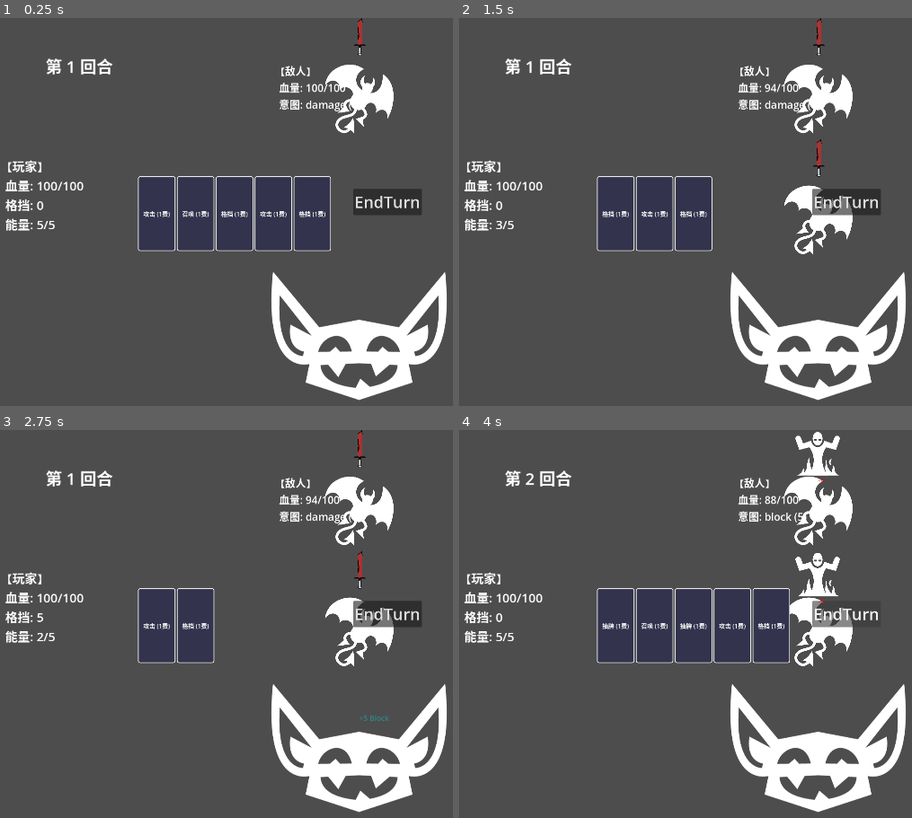
Above: before the commit, frames 1-4 (two rows, left to right).
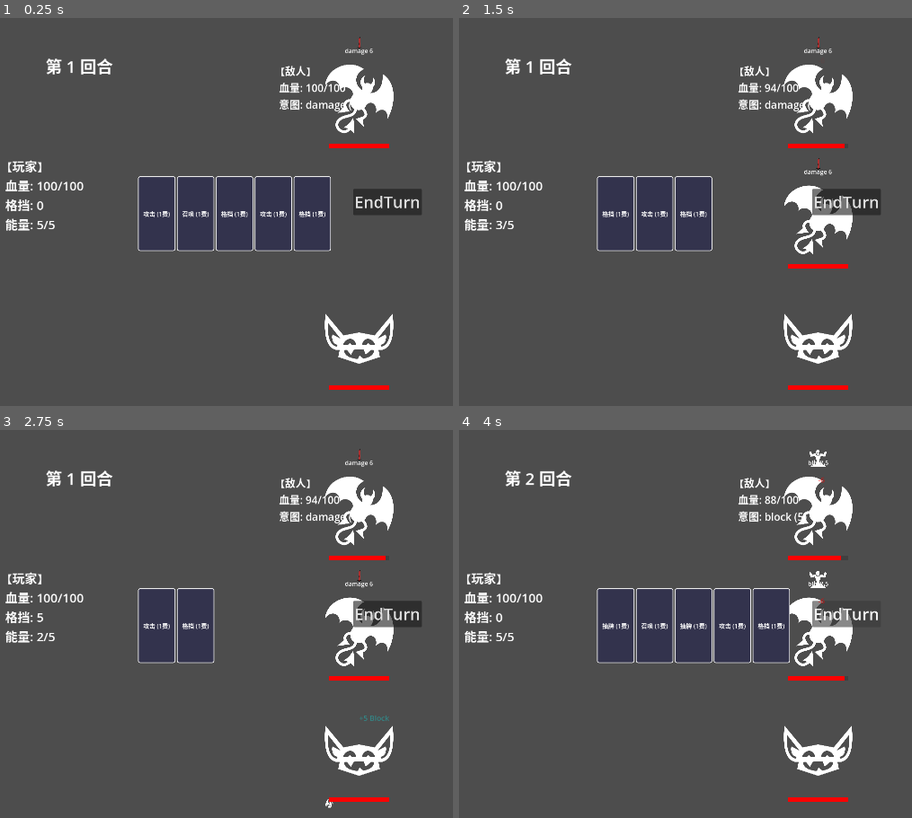
Above: after the commit, the same moments.

Repository: SATTEM/project-X
Game: Godot game, scene res://scenes/game.tscn
Two runs of this game, one before a commit and one after it. Both use one fixed random seed, a clock stepped at 60 frames per second and the inputs below.
Inputs:
- Up to frame 1 (0.25 s): no input
- Up to frame 2 (1.5 s): click "攻击 (1费)" at 0.5 s; click "召唤 (1费)" at 1.25 s
- Up to frame 3 (2.75 s): click "格挡 (1费)" at 2 s
- Up to frame 4 (4 s): click "格挡 (1费)" at 2.75 s; click "EndTurn" at 3.5 s

The runs differ from the first frame. In frame 1, 5.2% of the frame differs, in the area x 59-99%, y 0-99%; in frame 2, 5.5%; in frame 3, 5.5%; in frame 4, 6.1%.

Commit message:
feat: add character world ui

Diff:
--- a/project.godot
+++ b/project.godot
@@ -27,7 +27,6 @@
 
 window/size/viewport_width=1920
 window/size/viewport_height=1080
-window/size/mode=3
 
 [editor]
 
--- a/scenes/characters/character.tscn
+++ b/scenes/characters/character.tscn
@@ -1,5 +1,3 @@
-[gd_scene format=3 uid="uid://c0fhmqtrn364d"]
+[gd_scene format=3 uid="uid://g0jisblohuad"]
 
 [node name="Character" type="Node2D" unique_id=82669388]
-
-[node name="BodySprite" type="Sprite2D" parent="." unique_id=1713043699]
--- a/scenes/characters/monster.tscn
+++ b/scenes/characters/monster.tscn
@@ -1,12 +1,10 @@
 [gd_scene format=3 uid="uid://dvfgaqmdcuuke"]
 
 [ext_resource type="Script" uid="uid://crbcne35iy8k2" path="res://scripts/characters/monsters/monster.gd" id="1_rvwux"]
-[ext_resource type="PackedScene" uid="uid://c0fhmqtrn364d" path="res://scenes/characters/character.tscn" id="1_ttauy"]
+[ext_resource type="PackedScene" uid="uid://qsmqy7ibycg4" path="res://scenes/ui/character_world_ui.tscn" id="2_rvwux"]
 
 [node name="Monster" type="Node2D" unique_id=1314423205]
 script = ExtResource("1_rvwux")
 
-[node name="Character" parent="." unique_id=2010337032 instance=ExtResource("1_ttauy")]
-
-[node name="IntentIcon" type="Sprite2D" parent="." unique_id=439987727]
-position = Vector2(0, -152)
+[node name="CharacterWorldUI" parent="." unique_id=1872879632 instance=ExtResource("2_rvwux")]
+anchors_preset = 0
--- a/scenes/characters/player.tscn
+++ b/scenes/characters/player.tscn
@@ -1,9 +1,10 @@
 [gd_scene format=3 uid="uid://c648wudl7a2a4"]
 
 [ext_resource type="Script" uid="uid://ca2cfperf3vuu" path="res://scripts/characters/player.gd" id="1_rp718"]
-[ext_resource type="PackedScene" uid="uid://c0fhmqtrn364d" path="res://scenes/characters/character.tscn" id="2_yewv4"]
+[ext_resource type="PackedScene" uid="uid://qsmqy7ibycg4" path="res://scenes/ui/character_world_ui.tscn" id="2_yewv4"]
 
 [node name="Player" type="Node2D" unique_id=1281873703]
 script = ExtResource("1_rp718")
 
-[node name="Character" parent="." unique_id=2010337032 instance=ExtResource("2_yewv4")]
+[node name="CharacterWorldUI" parent="." unique_id=1872879632 instance=ExtResource("2_yewv4")]
+anchors_preset = 0
--- /dev/null
+++ b/scenes/ui/character_world_ui.tscn
@@ -0,0 +1,82 @@
+[gd_scene format=3 uid="uid://qsmqy7ibycg4"]
+
+[ext_resource type="Script" uid="uid://d14i8eew0i607" path="res://scripts/ui/character_world_ui.gd" id="1_22b7q"]
+[ext_resource type="Texture2D" uid="uid://c8vb3mls6sx2x" path="res://assets/art/monsters/caro-asercion/cloaked-figure-on-horseback.png" id="2_4i61a"]
+
+[node name="CharacterWorldUI" type="Control" unique_id=1872879632 node_paths=PackedStringArray("body_sprite", "health_bar_bg", "health_bar_fill", "block_container", "block_icon", "block_label", "intent_container", "intent_icon", "intent_label")]
+layout_mode = 3
+script = ExtResource("1_22b7q")
+body_sprite = NodePath("BodySprite")
+health_bar_bg = NodePath("HealthBarBackground")
+health_bar_fill = NodePath("HealthBarFill")
+block_container = NodePath("BlockContainer")
+block_icon = NodePath("BlockContainer/BlockIcon")
+block_label = NodePath("BlockContainer/BlockLabel")
+intent_container = NodePath("IntentContainer")
+intent_icon = NodePath("IntentContainer/IntentIcon")
+intent_label = NodePath("IntentContainer/IntentLabel")
+
+[node name="BodySprite" type="Sprite2D" parent="." unique_id=1735109174]
+
+[node name="BlockContainer" type="Control" parent="." unique_id=1216401321]
+anchors_preset = 0
+
+[node name="BlockIcon" type="TextureRect" parent="BlockContainer" unique_id=533583047]
+layout_mode = 1
+anchors_preset = 15
+anchor_right = 1.0
+anchor_bottom = 1.0
+grow_horizontal = 2
+grow_vertical = 2
+texture = ExtResource("2_4i61a")
+expand_mode = 1
+
+[node name="BlockLabel" type="Label" parent="BlockContainer" unique_id=886974513]
+layout_mode = 1
+anchors_preset = 8
+anchor_left = 0.5
+anchor_top = 0.5
+anchor_right = 0.5
+anchor_bottom = 0.5
+offset_left = -9.5
+offset_top = -11.5
+offset_right = 9.5
+offset_bottom = 11.5
+grow_horizontal = 2
+grow_vertical = 2
+text = "90"
+
+[node name="IntentContainer" type="Control" parent="." unique_id=1110697844]
+anchors_preset = 0
+offset_top = -100.0
+offset_bottom = -100.0
+
+[node name="IntentIcon" type="TextureRect" parent="IntentContainer" unique_id=1893640220]
+layout_mode = 1
+anchors_preset = 15
+anchor_right = 1.0
+anchor_bottom = 1.0
+grow_horizontal = 2
+grow_vertical = 2
+expand_mode = 1
+
+[node name="IntentLabel" type="Label" parent="IntentContainer" unique_id=1466693436]
+layout_mode = 1
+anchors_preset = 5
+anchor_left = 0.5
+anchor_right = 0.5
+offset_left = -0.5
+offset_right = 0.5
+offset_bottom = 23.0
+grow_horizontal = 2
+text = "10000"
+
+[node name="HealthBarBackground" type="ColorRect" parent="." unique_id=443710483]
+layout_mode = 0
+offset_right = 40.0
+offset_bottom = 40.0
+
+[node name="HealthBarFill" type="ColorRect" parent="." unique_id=152581395]
+layout_mode = 0
+offset_right = 40.0
+offset_bottom = 40.0
--- a/scripts/characters/character.gd
+++ b/scripts/characters/character.gd
@@ -30,7 +30,6 @@
 			character_died.emit(self)
 		health_changed.emit(self, _health)
 var health_max: int = 100 # 最大生命值
-var sprite: Sprite2D # 立绘
 var block_max: int = 999 # 最大格挡值
 var _block: int = 0 # 格挡值幕后变量
 var block: int = 0: # 当前格挡值
@@ -38,7 +37,7 @@
 	set(value):
 		_block = min(block_max, max(0, value))
 		block_changed.emit(self, _block)
-var body_sprite: Sprite2D = null
+var world_ui: CharacterWorldUI = null
 
 
 @abstract func init() -> void
@@ -79,7 +78,6 @@
 func take_damage(amount: int) -> void:
 	## 受击扣血：先扣格挡值,格挡值减少，若为0则再减少角色血量，若血量低于0则设置为0并发出角色死亡信号
 	## effect
-	_play_hit_animation()
 	var retain = max(0, amount - block)
 	block -= amount
 	if retain > 0:
@@ -92,25 +90,3 @@
 	## effect
 	health += amount
 	heal_display.emit(self, amount)
-
-
-func _play_hit_animation() -> void:
-	if not body_sprite:
-		return
-
-	# 停止之前的动画
-	if has_meta("hit_tween") and get_meta("hit_tween"):
-		(get_meta("hit_tween") as Tween).kill()
-
-	var tween = create_tween().set_parallel(true)
-	set_meta("hit_tween", tween)
-
-	# 闪红
-	tween.tween_property(body_sprite, "modulate", Color.RED, 0.05)
-	tween.tween_property(body_sprite, "modulate", Color.WHITE, 0.15).set_delay(0.05)
-
-	# 震动（左右来回，回到原位）
-	var orig_pos = position
-	tween.tween_property(self, "position", orig_pos + Vector2(8, 0), 0.04)
-	tween.tween_property(self, "position", orig_pos - Vector2(8, 0), 0.04).set_delay(0.04)
-	tween.tween_property(self, "position", orig_pos, 0.08).set_delay(0.08)
--- a/scripts/characters/monsters/monster.gd
+++ b/scripts/characters/monsters/monster.gd
@@ -12,36 +12,33 @@
 	get:
 		return monster_resource.energy_slots_max
 var monster_resource: MonsterResource
-var monster_texture: Texture2D:
+var body_texture: Texture2D:
 	get:
 		return monster_resource.monster_texture
 var intent_card_resources: Array[CardResource]:
 	get:
 		return monster_resource.intent_card_resources
-@onready var intent_icon: Sprite2D = $IntentIcon
+var display_size: Vector2:
+	get:
+		return monster_resource.display_size
+
 
 
 func _ready() -> void:
-	body_sprite = $Character/BodySprite
+	world_ui = $CharacterWorldUI
 
 
 func _update_intent_icon(card: Card) -> void:
-	## 设置意图图标，同时调整图标分辨率
+	## 设置意图图标
+	if not world_ui:
+		return
 	var tex: Texture2D = card.card_resource.texture if card else null
 	if tex:
-		intent_icon.texture = tex
-		# 按固定高度缩放图标
-		var tex_height = tex.get_height()
-		if tex_height > 0:
-			var target_height = float(Settings.ui_design_intent_icon_height)
-			var scale_factor = target_height / tex_height
-			intent_icon.scale = Vector2(scale_factor, scale_factor)
-		else:
-			intent_icon.scale = Vector2.ONE
+		world_ui.intent_icon.texture = tex
+		world_ui.intent_container.visible = true
 	else:
-		printerr("Missing intent texture for: " + intent_type)
-		intent_icon.texture = null
-		intent_icon.scale = Vector2.ONE
+		world_ui.intent_icon.texture = null
+		world_ui.intent_container.visible = false
 
 
 func init() -> void:
@@ -53,12 +50,8 @@
 		current_row = GlobalEnums.PositionRow.FRONT
 	else:
 		current_row = GlobalEnums.PositionRow.ENEMY
-	# 设置角色纹理
-	body_sprite.texture = monster_texture
-	if body_sprite.texture and monster_resource.display_size != Vector2.ZERO:
-		var tex_size = body_sprite.texture.get_size()
-		if tex_size.x > 0 and tex_size.y > 0:
-			body_sprite.scale = monster_resource.display_size / tex_size
+	# UI组件初始化
+	world_ui.setup(self)
 	for intent in intent_card_resources:
 		intent_cards.append(intent.create_card())
 	if intent_cards.size() > 0:
--- a/scripts/characters/player.gd
+++ b/scripts/characters/player.gd
@@ -8,10 +8,16 @@
 var max_energy: int = 5# 最大能量
 var draw_pile: Array = [] # 抽牌堆
 var discard_pile: Array = []  # 弃牌堆
+var display_size: Vector2:
+	get:
+		return Settings.ui_design_player_display_size
+var body_texture: Texture2D:
+	get:
+		return texture
 
 
 func _ready() -> void:
-	body_sprite = $Character/BodySprite
+	world_ui = $CharacterWorldUI
 
 
 func init() -> void:
@@ -25,7 +31,7 @@
 	## 进战初始化
 	# 临时处理: 进战时才进行角色初始化
 	init()
-	body_sprite.texture = texture
+	world_ui.setup(self)
 	current_row = GlobalEnums.PositionRow.PLAYER
 
 
--- a/scripts/managers/animation_service.gd
+++ b/scripts/managers/animation_service.gd
@@ -36,7 +36,8 @@
 	label.add_theme_color_override("font_color", color)
 	label.add_theme_font_size_override("font_size", Settings.ui_design_font_size)
 	label.position = character.global_position + Vector2(0, -80)
-	label.modulate.a = 1.0   # 确保完全不透明
+	# 确保完全不透明
+	label.modulate.a = 1.0
 	_canvas_layer.add_child(label)
 
 	var tween = create_tween()
--- /dev/null
+++ b/scripts/ui/character_world_ui.gd
@@ -0,0 +1,92 @@
+class_name CharacterWorldUI
+extends Control
+
+@export var body_sprite: Sprite2D
+@export var health_bar_bg: ColorRect
+@export var health_bar_fill: ColorRect
+@export var block_container: Control
+@export var block_icon: TextureRect
+@export var block_label: Label
+@export var intent_container: Control
+@export var intent_icon: TextureRect
+@export var intent_label: Label
+
+var _character: Character = null
+
+
+func setup(character: Character) -> void:
+	_character = character
+
+	# ---------- 立绘 ----------
+	var texture = character.body_texture          # 需要 Character 提供这个 getter
+	if texture:
+		body_sprite.texture = texture
+		var display_size = character.display_size
+		var tex_size = texture.get_size()
+		if tex_size.x > 0 and tex_size.y > 0:
+			body_sprite.scale = display_size / tex_size
+	# 将 body_sprite 放在 WorldUI 原点 (0,0)，立绘居中
+	body_sprite.position = Vector2.ZERO
+
+	# ---------- 意图（头顶） ----------
+	var actual_size = body_sprite.texture.get_size() * body_sprite.scale
+	intent_container.position = Vector2(0, -actual_size.y / 2.0 - 40)
+	var intent_size = max(actual_size.x * 0.25, 48)
+	intent_icon.custom_minimum_size = Vector2(intent_size, intent_size)
+	intent_icon.expand = true
+	intent_icon.stretch_mode = TextureRect.STRETCH_KEEP_ASPECT_CENTERED
+
+	# ---------- 血条（脚下） ----------
+	var bar_width = actual_size.x * 0.8
+	var bar_height = 12
+	health_bar_bg.color = Color(0.2, 0.2, 0.2, 0.5)
+	health_bar_bg.size = Vector2(bar_width, bar_height)
+	health_bar_bg.position = Vector2(-bar_width / 2.0, actual_size.y / 2.0 + 20)
+
+	health_bar_fill.color = Color.RED
+	health_bar_fill.size = Vector2(bar_width, bar_height)
+	health_bar_fill.position = health_bar_bg.position
+
+	# ---------- 格挡（血条下方） ----------
+	block_container.position = health_bar_bg.position + Vector2(0, bar_height + 4)
+	block_icon.custom_minimum_size = Vector2(24, 24)
+	block_label.add_theme_font_size_override("font_size", 14)
+
+	# ---------- 信号 ----------
+	character.health_changed.connect(_on_health_changed)
+	character.block_changed.connect(_on_block_changed)
+	character.damage_display.connect(play_hit_animation)
+
+	if character is Monster:
+		character.intent_changed.connect(_on_intent_changed)
+	else:
+		intent_container.visible = false
+
+	_on_health_changed(character, character.health)
+	_on_block_changed(character, character.block)
+
+
+func _on_health_changed(_char: Character, new_health: int) -> void:
+	health_bar_fill.size.x = health_bar_bg.size.x * (float(new_health) / float(_char.health_max))
+
+
+func _on_block_changed(_char: Character, new_block: int) -> void:
+	block_label.text = str(new_block)
+	block_container.visible = new_block > 0
+
+
+func _on_intent_changed(type: String, value: int) -> void:
+	intent_label.text = "%s %d" % [type, value]
+	intent_container.visible = true
+
+
+func play_hit_animation(__character: Character, _amount: int) -> void:
+	if not body_sprite:
+		return
+	var tween = create_tween().set_parallel(true)
+	tween.tween_property(body_sprite, "modulate", Color.RED, 0.05)
+	tween.tween_property(body_sprite, "modulate", Color.WHITE, 0.15).set_delay(0.05)
+	var orig = position
+	tween.tween_property(self, "position", orig + Vector2(8, 0), 0.04)
+	tween.tween_property(self, "position", orig - Vector2(8, 0), 0.04).set_delay(0.04)
+	tween.tween_property(self, "position", orig, 0.08).set_delay(0.08)
--- a/scripts/utils/settings.gd
+++ b/scripts/utils/settings.gd
@@ -6,8 +6,9 @@
 # 分辨率
 @export var ui_design_width: int = 1920
 @export var ui_design_height: int = 1080
-@export var ui_design_monster_spacing: int = 120
+@export var ui_design_monster_spacing: int = 240
 @export var ui_design_intent_icon_height: int = 128
+@export var ui_design_player_display_size: = Vector2(200, 200)
 # 特效设计
 @export var ui_design_float_duration: float = 1.0
 @export var ui_design_float_offset: float = 40.0
Not shown, added: scripts/ui/character_world_ui.gd.uid
